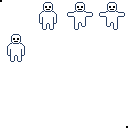
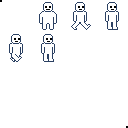
Layer changes from the first (128, 128) image to the second:
painted on "Paint Layer 1" over (x1=7, y1=6, x2=125, y2=62)